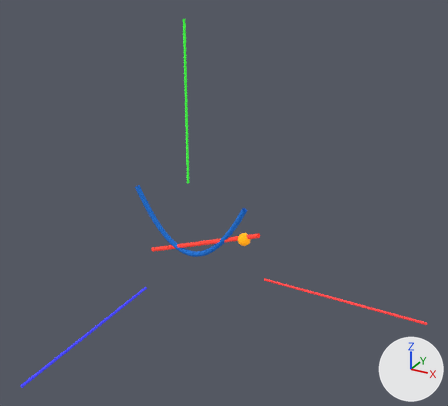
The glTF model public/models/tangent-line-parabola.glb, before and after one commit.
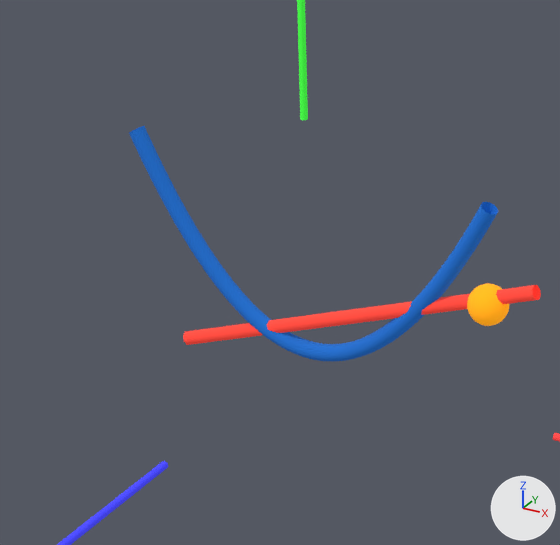
Each version is shown whole from a camera (50 mm lens) standing at (1.907, -3.08, 1.957) and looking at (0.585, -0.676, 0.755), then close up on the part from 21% to 59% of the width and 36% to 77% of the height. The lights are fixed; the arrows at lower right show +X, +Y and +Z. The last two pictures show the newer version. Where no turn or scale is listed for an object, it has been applied to the vertices.
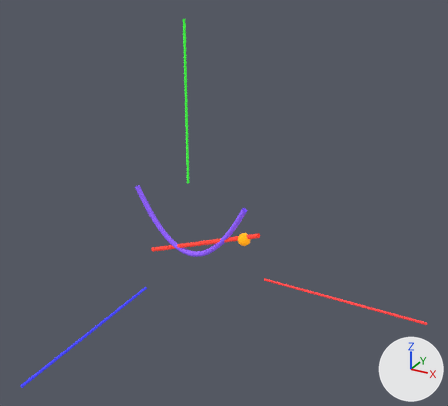
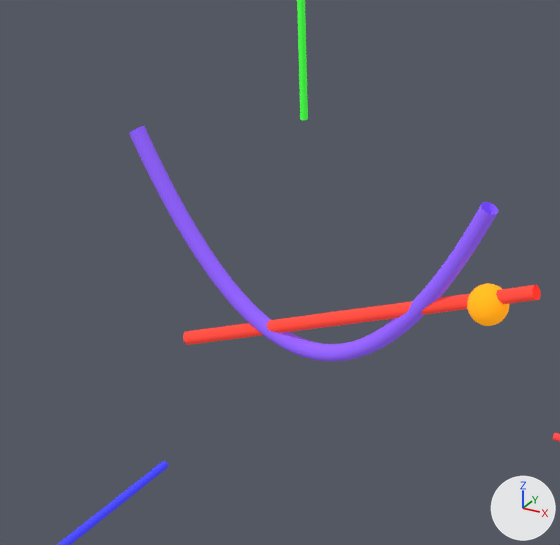
Changed parts and their boxes [x1, y1, x2, y2] in the close-ups (560 x 545 px):
'Mesh_0', recoloured
    both: [129, 126, 498, 361]

The change, as a list of edits to the scene's bpy script:
```text
Change mat_material_0:
    mat_material_0.base_color: (0.0075, 0.13, 0.527) -> (0.258, 0.107, 0.922)  # blue #1565c0 -> purple #8b5cf6
    mat_material_0.emission_color: (0.0075, 0.13, 0.527) -> (0.258, 0.107, 0.922)  # blue #1565c0 -> purple #8b5cf6
```
